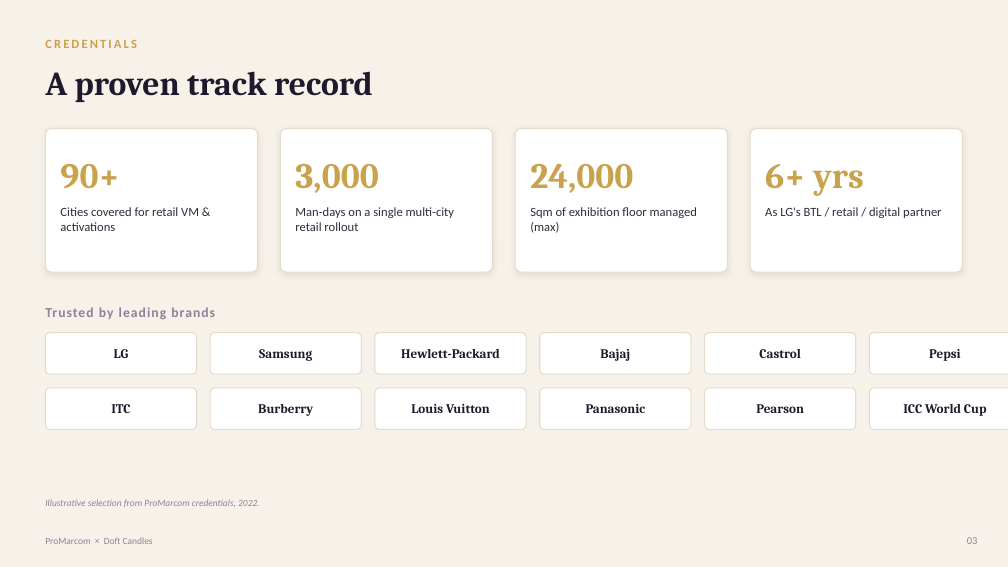
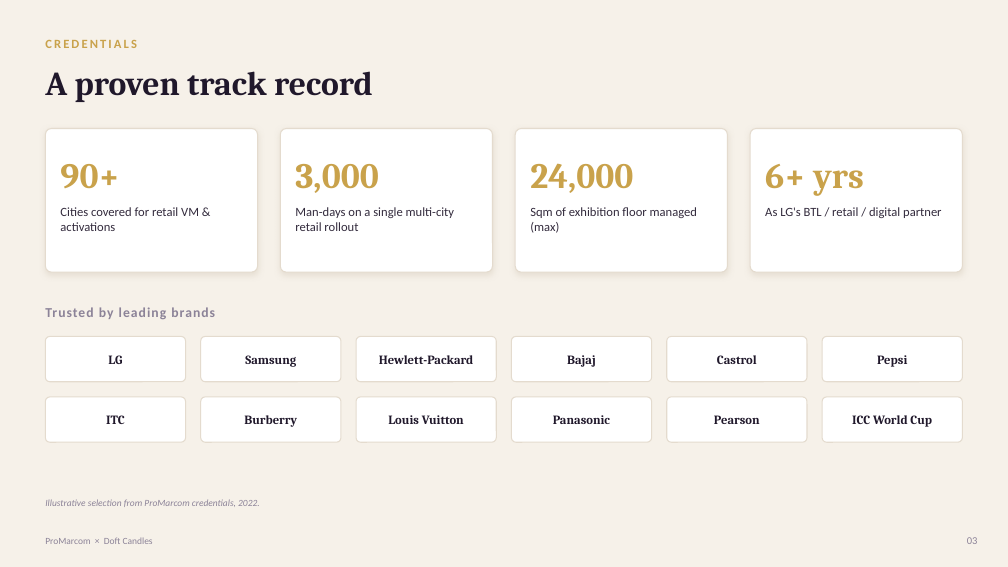
Before and after one commit to nky1103/Projects, a slide deck: slide 4 of doft_diwali_popup/Doft_Diwali_PopUp_ProMarcom_Pitch.pptx. Drawn at 1008x567 pixels with LibreOffice and Linux fonts; fonts in the diff are those of the drawing. Boxes give left, top, right and bottom in pixels: in the first picture for what was removed or moved away, otherwise in the second. Text is boxed around its words. In the diff, an @@ line names an element or a change of style, - is before the commit and + after.

```diff
--- a/doft_diwali_popup/Doft_Diwali_PopUp_ProMarcom_Pitch.pptx
+++ b/doft_diwali_popup/Doft_Diwali_PopUp_ProMarcom_Pitch.pptx
@@ rounded rectangle: place and size @@
-rounded rectangle at [45, 333, 197, 374]
+rounded rectangle at [45, 337, 185, 382]
@@ rounded rectangle: place and size @@
-rounded rectangle at [210, 333, 361, 374]
+rounded rectangle at [200, 337, 340, 382]
@@ rounded rectangle: place and size @@
-rounded rectangle at [375, 333, 526, 374]
+rounded rectangle at [356, 337, 496, 382]
@@ text "Hewlett-Packard": place and size @@
-text "Hewlett-Packard" at [401, 349, 500, 358]
+text "Hewlett-Packard" at [379, 355, 474, 364]
@@ rounded rectangle: place and size @@
-rounded rectangle at [540, 333, 691, 374]
+rounded rectangle at [511, 337, 651, 382]
@@ text "Bajaj": place and size @@
-text "Bajaj" at [600, 349, 630, 361]
+text "Bajaj" at [567, 355, 596, 367]
@@ rounded rectangle: place and size @@
-rounded rectangle at [705, 333, 856, 374]
+rounded rectangle at [667, 337, 807, 382]
@@ text "Castrol": place and size @@
-text "Castrol" at [759, 349, 800, 358]
+text "Castrol" at [717, 355, 757, 364]
@@ rounded rectangle: place and size @@
-rounded rectangle at [870, 333, 1008, 374]
+rounded rectangle at [823, 337, 963, 382]
@@ text "Pepsi": place and size @@
-text "Pepsi" at [929, 349, 961, 361]
+text "Pepsi" at [877, 355, 907, 367]
@@ rounded rectangle: place and size @@
-rounded rectangle at [45, 388, 197, 430]
+rounded rectangle at [45, 397, 185, 442]
@@ text "ITC": place and size @@
-text "ITC" at [111, 404, 130, 413]
+text "ITC" at [106, 415, 124, 424]
@@ rounded rectangle: place and size @@
-rounded rectangle at [210, 388, 361, 430]
+rounded rectangle at [200, 397, 340, 442]
@@ text "Burberry": place and size @@
-text "Burberry" at [258, 404, 313, 416]
+text "Burberry" at [244, 415, 297, 427]
@@ rounded rectangle: place and size @@
-rounded rectangle at [375, 388, 526, 430]
+rounded rectangle at [356, 397, 496, 442]
@@ text "Louis Vuitton": place and size @@
-text "Louis Vuitton" at [411, 404, 490, 413]
+text "Louis Vuitton" at [388, 415, 464, 424]
@@ rounded rectangle: place and size @@
-rounded rectangle at [540, 388, 691, 430]
+rounded rectangle at [511, 397, 651, 442]
@@ text "Panasonic": place and size @@
-text "Panasonic" at [586, 404, 646, 413]
+text "Panasonic" at [553, 415, 610, 424]
@@ rounded rectangle: place and size @@
-rounded rectangle at [705, 388, 856, 430]
+rounded rectangle at [667, 397, 807, 442]
@@ text "Pearson": place and size @@
-text "Pearson" at [756, 404, 804, 413]
+text "Pearson" at [714, 415, 760, 424]
@@ proportions changed in 12 elements at [45, 337, 185, 382], [45, 397, 185, 442], [200, 337, 340, 382], [356, 337, 496, 382], [200, 397, 340, 442], [356, 397, 496, 442], [511, 337, 651, 382], [667, 337, 807, 382], [511, 397, 651, 442], [823, 337, 963, 382], [667, 397, 807, 442], [823, 397, 963, 442] @@
@@ rounded rectangle: place and size @@
-rounded rectangle at [870, 388, 1008, 430]
+rounded rectangle at [823, 397, 963, 442]
@@ size 12.5 to 12 pt in 12 elements at [108, 355, 122, 364], [245, 355, 296, 367], [106, 415, 124, 424], [244, 415, 297, 427], [379, 355, 474, 364], [567, 355, 596, 367], [388, 415, 464, 424], [553, 415, 610, 424], [717, 355, 757, 364], [877, 355, 907, 367], [714, 415, 760, 424], [852, 415, 932, 427] @@
@@ text "ICC World Cup": place and size @@
-text "ICC World Cup" at [903, 404, 987, 416]
+text "ICC World Cup" at [852, 415, 932, 427]
```
Also in this commit, not shown: 2 other slides changed, 1 other file.
